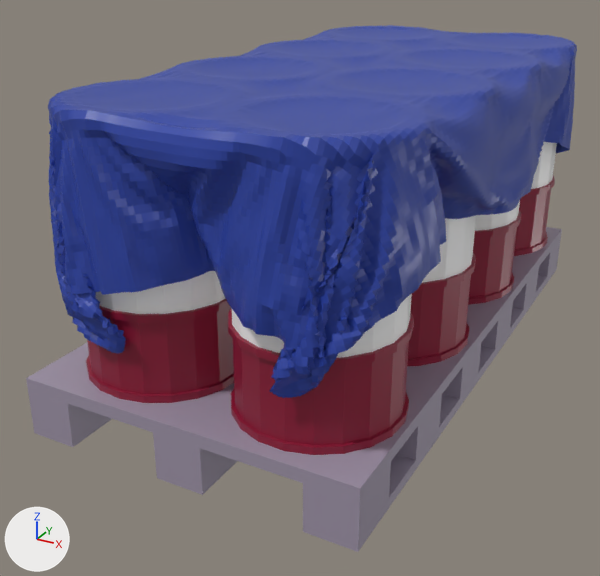
One commit to the FBX model Assets/Prefabs/Environment/FBX/palette-with-barrels.fbx: the scene before it, then after it.
Camera for both pictures: a camera (50 mm lens) standing at (1.62, -3.37, 1.88) and looking at (-0.13, -0.19, 0.29). Arrows for +X, +Y and +Z are at lower left; the lights stay in place. Where no turn or scale is listed for an object, it has been applied to the vertices. Vertices at the same position are counted once.

Script lines for the objects in view, before the commit:
```python
ob_barrels = bpy.data.objects.new('barrels', me_cylinder_008)
ob_barrels.location = (-0.308, -0.98, 0.765)
ob_barrels_001 = bpy.data.objects.new('barrels.001', me_cylinder_009)
ob_barrels_001.location = (0.386, -0.977, 0.765)
ob_barrels_003 = bpy.data.objects.new('barrels.003', me_cylinder_011)
ob_barrels_003.location = (0.387, -0.278, 0.765)
ob_barrels_005 = bpy.data.objects.new('barrels.005', me_cylinder_013)
ob_barrels_005.location = (0.392, 0.406, 0.765)
ob_pallet = bpy.data.objects.new('pallet', me_cube)
ob_pallet.location = (0.01, 0.03, -0.023)
ob_plane = bpy.data.objects.new('Plane', me_plane_001)
ob_plane.location = (0.0, 0.0, 1.692)
# also in view: 'barrels.007' at (0.39, 1.11, 0.76)
```
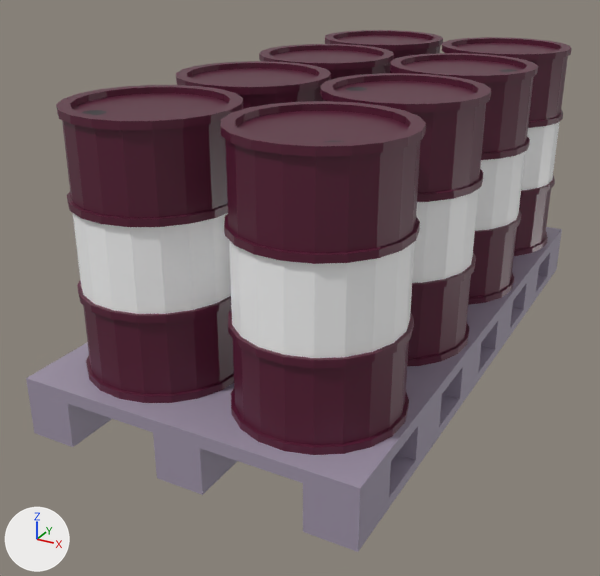
Commit message: better barrels + another improvements

Where the newer file only moved an object's origin or applied its transform, the numbers keep the older frame.

Boxes (x1, y1, x2, y2) around the edits, measured in the pictures (600 x 576 px):
'Plane', deleted (blue): before (48, 25, 577, 398)
part 1 of me_cylinder_011, surface changed: before (407, 253, 476, 366); after (320, 73, 491, 366)
part 2 of me_cylinder_008, surface changed (red to brown): before (86, 299, 234, 403); after (56, 85, 243, 403)
part 3 of me_cylinder_013, surface changed: before (468, 210, 521, 305); after (390, 53, 538, 305)
part 4 of me_cylinder_009, surface changed (red to brown): before (228, 309, 414, 455); after (220, 101, 426, 455)
'barrels.007', unchanged, uncovered by the edit: before (514, 142, 557, 256); after (442, 37, 572, 256)
'barrels.002', unchanged, uncovered by the edit: after (176, 61, 331, 109)
'barrels.004', unchanged, uncovered by the edit: after (259, 44, 394, 80)
'barrels.006', unchanged, uncovered by the edit: after (325, 30, 443, 73)

What changed in the scene script:
```text
Change me_cylinder_011:
    where me_cylinder_011.from_pydata(...)  # 420 vertices, 402 faces; spans x -0.331..0.331, y -0.331..0.331, z -0.531..0.531
    used by ob_barrels_003; location = (0.387, -0.278, 0.765)
    me_cylinder_011 part 1: texture (UV) coordinates of 381 of 402 faces, centred in x -0.328..0.328, y -0.328..0.328, z -0.531..0.531, changed; they spanned u 0.72..0.72, v 0.92..0.92 and now span u 0.4..0.4, v 0.94..0.94
Change me_cylinder_009:
    where me_cylinder_009.from_pydata(...)  # 420 vertices, 402 faces; spans x -0.331..0.331, y -0.331..0.331, z -0.531..0.531
    used by ob_barrels_001; location = (0.386, -0.977, 0.765)
    me_cylinder_009 part 4: texture (UV) coordinates of 381 of 402 faces, centred in x -0.328..0.328, y -0.328..0.328, z -0.531..0.531, changed; they spanned u 0.72..0.72, v 0.92..0.92 and now span u 0.4..0.4, v 0.94..0.94
Change me_cylinder_013:
    where me_cylinder_013.from_pydata(...)  # 420 vertices, 402 faces; spans x -0.333..0.333, y -0.333..0.333, z -0.531..0.531
    used by ob_barrels_005; location = (0.392, 0.406, 0.765)
    me_cylinder_013 part 3: texture (UV) coordinates of 381 of 402 faces, centred in x -0.325..0.325, y -0.325..0.325, z -0.531..0.531, changed; they spanned u 0.72..0.72, v 0.92..0.92 and now span u 0.4..0.4, v 0.94..0.94
Change me_cylinder_008:
    where me_cylinder_008.from_pydata(...)  # 420 vertices, 402 faces; spans x -0.332..0.332, y -0.332..0.332, z -0.531..0.531
    used by ob_barrels; location = (-0.308, -0.98, 0.765)
    me_cylinder_008 part 2: texture (UV) coordinates of 381 of 402 faces, centred in x -0.326..0.326, y -0.326..0.326, z -0.531..0.531, changed; they spanned u 0.72..0.72, v 0.92..0.92 and now span u 0.4..0.4, v 0.94..0.94
Remove ob_plane:
    ob_plane = bpy.data.objects.new('Plane', me_plane_001)
    ob_plane.location = (0.0, 0.0, 1.692)
```
